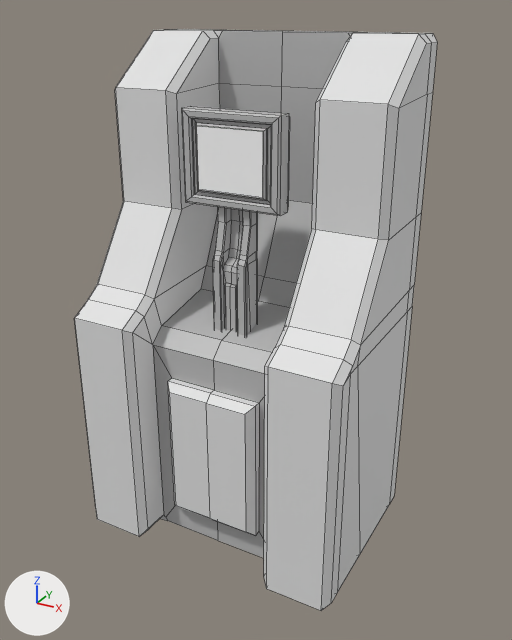
What one commit did to the FBX model CFA/Content/Assets/Models/ComputerConsole01.fbx.
Both versions are drawn from a 50 mm camera at (-0.14, -6.57, 2.19) aimed at (-1.45, -4.19, 0.99). The lights are fixed; the arrows at lower left show +X, +Y and +Z. Mesh edges are drawn as thin lines. Where no turn or scale is listed for an object, it has been applied to the vertices.
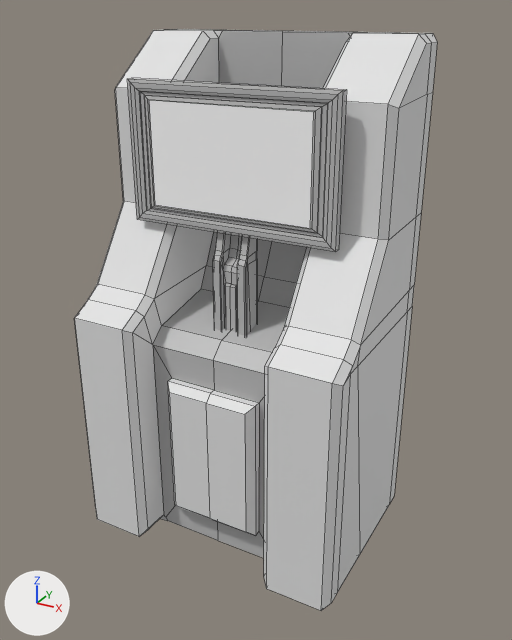
The newer file is also turned or shifted as a whole; pictures and numbers use the older file's frame.

What changed in the scene script:
```text
Change me_mesh:
    where me_mesh.from_pydata(...)  # 448 vertices, 442 faces; spans x -0.6..0.6, y -0.53..0.29, z 0.0..2.1
    used by ob_polysurface42; location = (-1.5, -4.062, 0.001)
    me_mesh part 1: a new loose piece of 48 vertices spanning x -0.44..0.44, y -0.25..-0.19, z 1.39..1.94
    me_mesh part 2: the loose piece of 48 vertices spanning x -0.21..0.21, y -0.23..-0.11, z 1.48..1.84 is deleted
```

Changed parts and their boxes [x1, y1, x2, y2] in the pictures (512 x 640 px):
part 1 of me_mesh, added
    after: [127, 78, 347, 252]
part 2 of me_mesh, deleted
    before: [182, 106, 290, 216]
